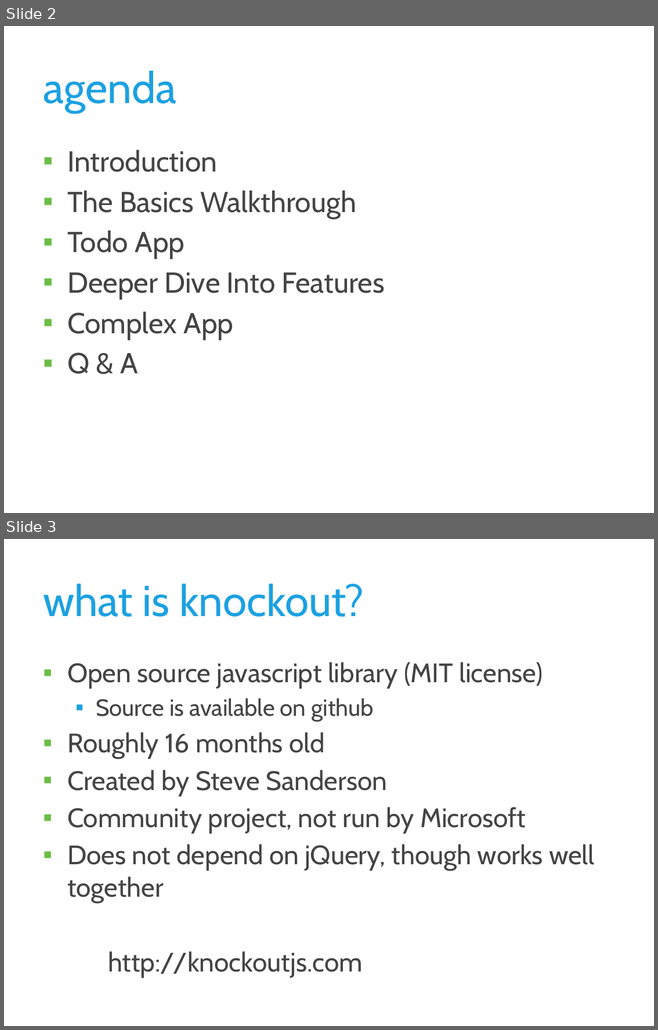
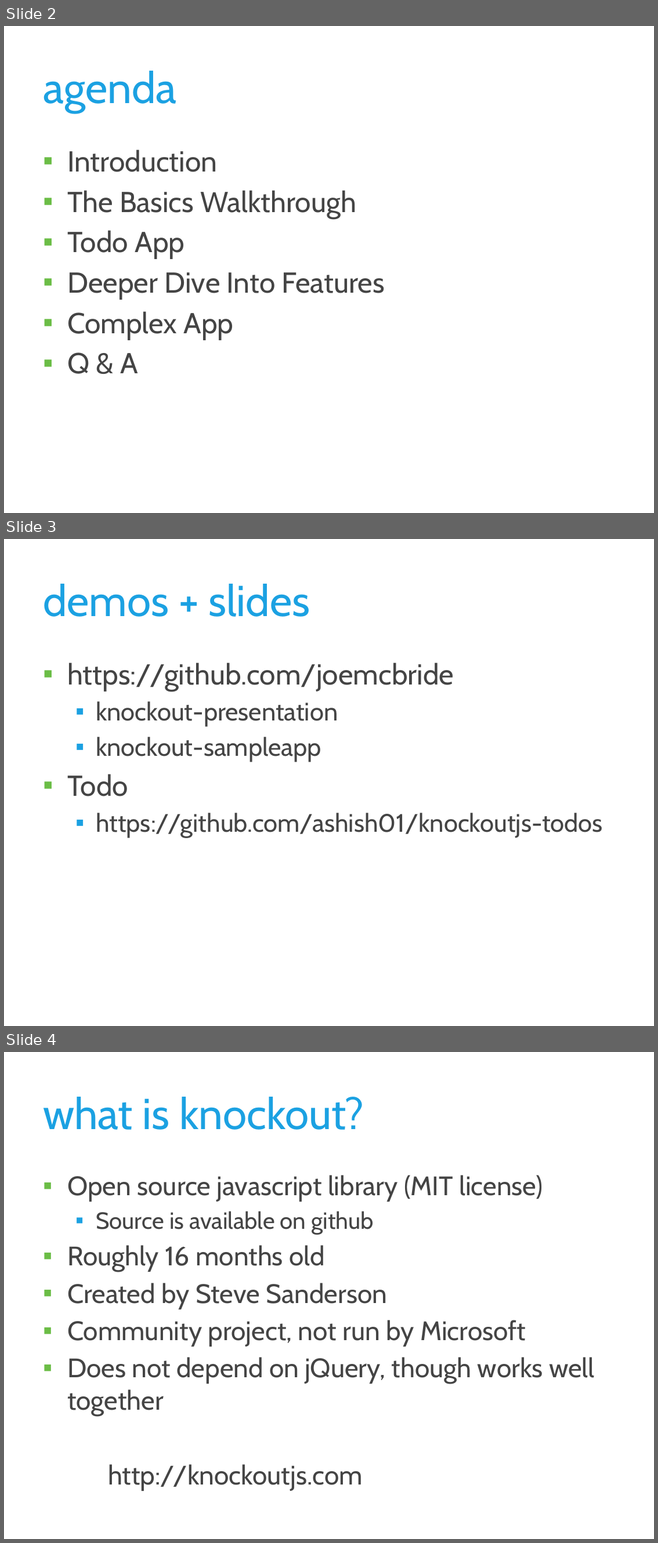
Before and after one commit to joemcbride/knockout-presentation, a slide deck: Knockout.pptx. Shown one above the other, each under a label of ours: slides 2 and 3 before the commit, slides 2, 3 and 4 after it. The pictures are 658x1030 and 658x1543 pixels, drawn with LibreOffice and Linux fonts; fonts in the diff are those of the drawing. Boxes give left, top, right and bottom in pixels: in the first picture for what was removed or moved away, otherwise in the second. Text is boxed around its words. In the diff, an @@ line names an element or a change of style, - is before the commit and + after.

Commit message:
Updated powerpoint.

```diff
--- a/Knockout.pptx
+++ b/Knockout.pptx
@@ slide 3 added at <box>4,539,654,1026</box>, background #FFFFFF @@
@@ title added at <box>43,584,310,617</box>, 48 pt, text #1BA1E2 @@
+demos + slides
@@ text added at <box>67,663,603,838</box>, 28 pt, text #444444 @@
+▪ https://github.com/joemcbride
+  ▪ knockout-presentation
+  ▪ knockout-sampleapp
+▪ Todo
+  ▪ https://github.com/ashish01/knockoutjs-todos
@@ what was slide 3 is now slide 4 @@
```
